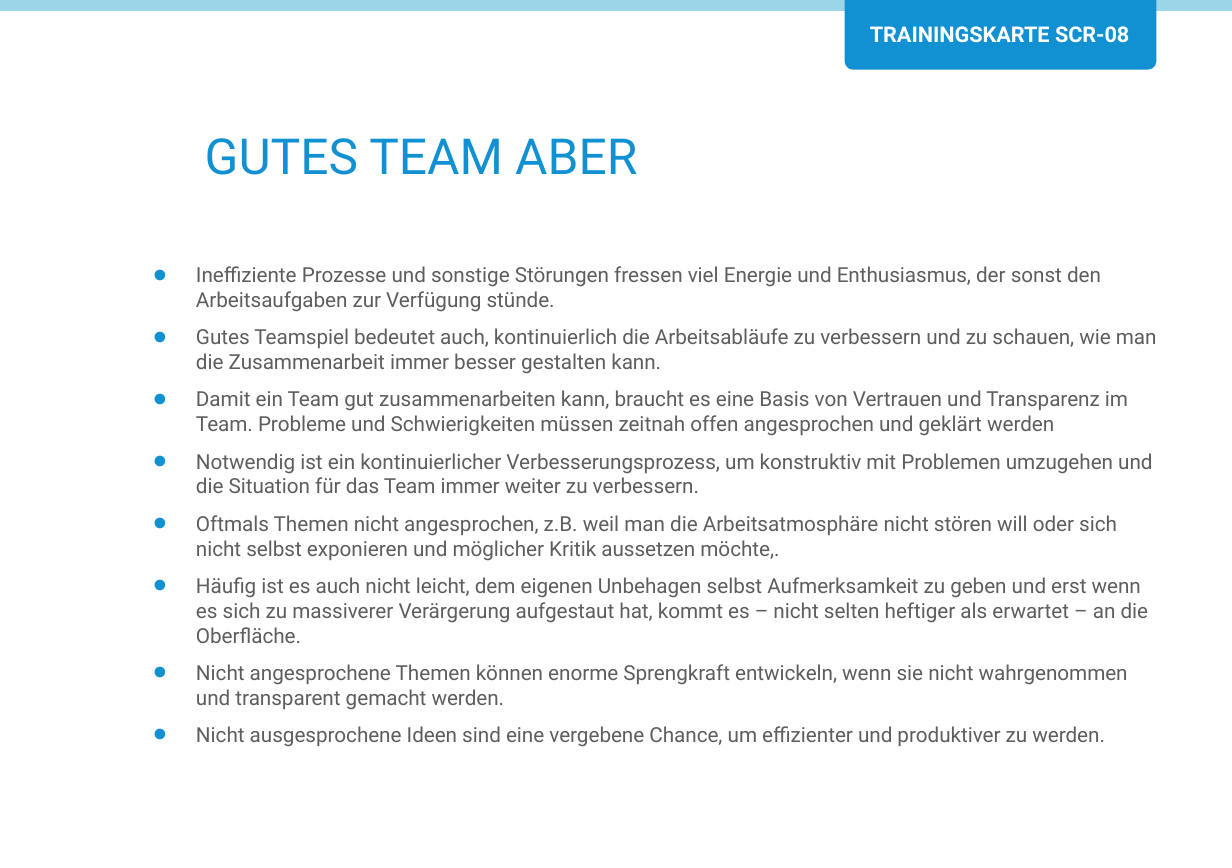
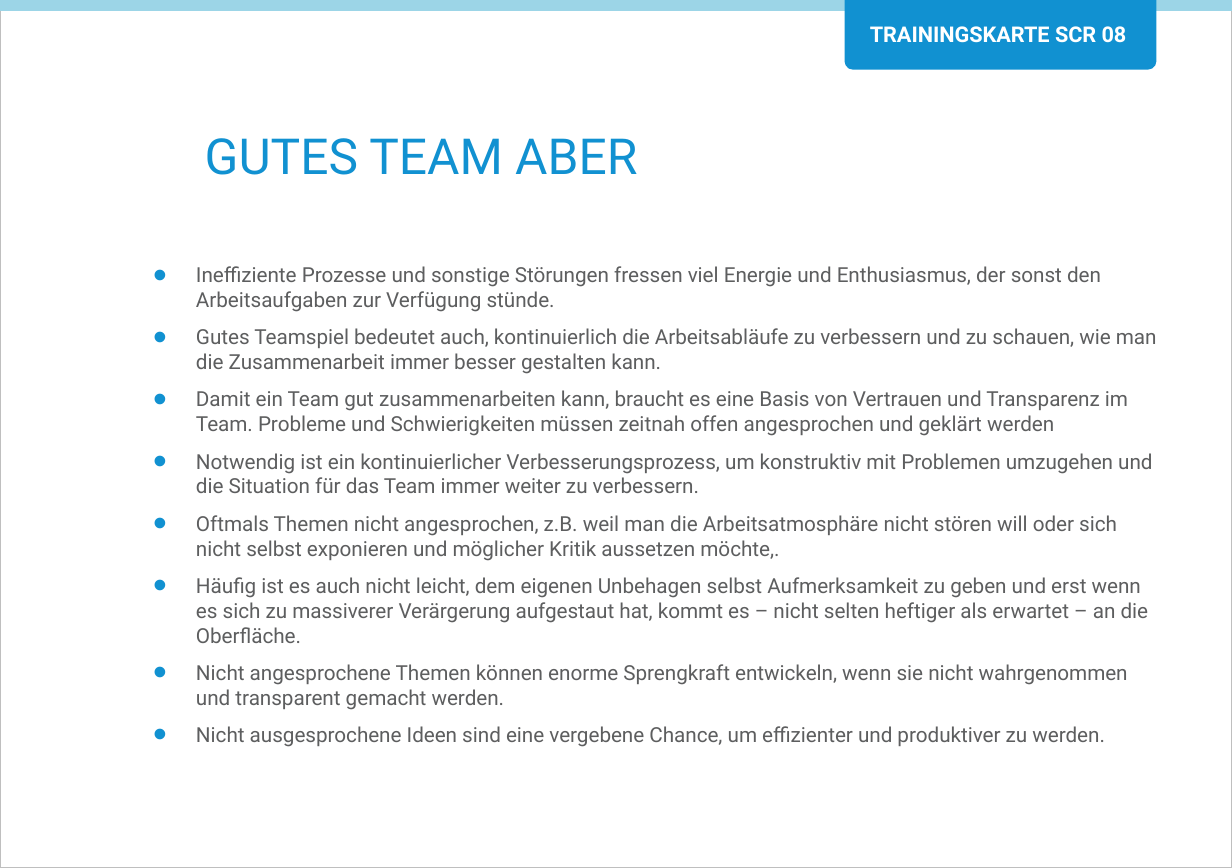
Before and after one commit to Teamtool/training-materials, a slide deck: slide 1 of agile moves/Scrum (SCR)/ger_SCR_08_Good_Team_BUT.pptx. Drawn at 1232x868 pixels with LibreOffice and Linux fonts; fonts in the diff are those of the drawing; background and template pictures are left out. Boxes give left, top, right and bottom in pixels: in the first picture for what was removed or moved away, otherwise in the second. Text is boxed around its words. In the diff, an @@ line names an element or a change of style, - is before the commit and + after.

```diff
--- a/agile moves/Scrum (SCR)/ger_SCR_08_Good_Team_BUT.pptx
+++ b/agile moves/Scrum (SCR)/ger_SCR_08_Good_Team_BUT.pptx
@@ rectangle added at box(0, 0, 1232, 868), outline #BFBFBF 0.75 pt @@
@@ text at box(870, 26, 1127, 43): text changed @@
-TRAININGSKARTE SCR-08
+TRAININGSKARTE SCR 08
```
Also in this commit, not shown: 1 other slide changed, 3 other files.
